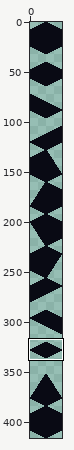
Two states of a pixel-art file, assets/img/settlements/tileset_buildings.aseprite. Above: a wide view before the commit, with the close-up outlined.
Close-up. Before the edit:
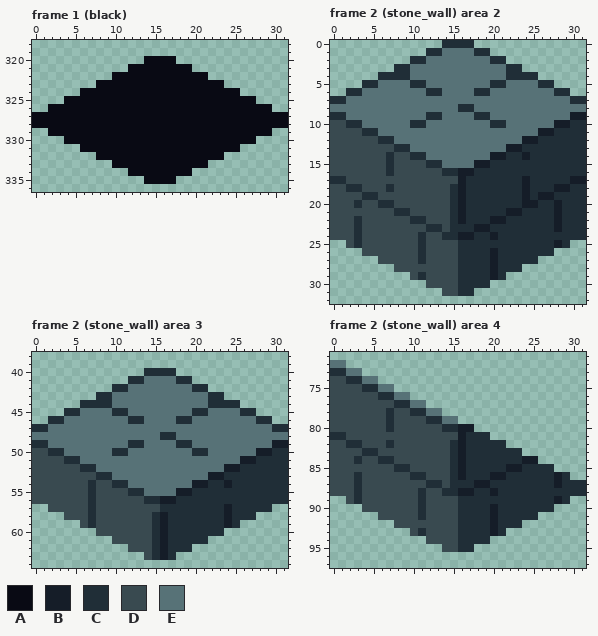
32x416 pixels, 7 frames. Colours within 5 levels of each other are drawn and written as one. Shown: frame 1 (black): x 0..31, y 318..336; frame 2 (stone_wall) area 2: x 0..31, y 0..32; frame 2 (stone_wall) area 3: x 0..31, y 38..64; frame 2 (stone_wall) area 4: x 0..31, y 71..97. The commit also changed other frames or places, which this record leaves out.
Visible layers, top first: "Extras", "NoCopy", "Copy".
Palette (. is transparent): A #090a14  B #151d28  C #202e37  D #394a50  E #577277
Pixels before, frame 1 (black), first column x 0:
320 ..............AAAA..............
321 ............AAAAAAAA............
322 ..........AAAAAAAAAAAA..........
323 ........AAAAAAAAAAAAAAAA........
324 ......AAAAAAAAAAAAAAAAAAAA......
325 ....AAAAAAAAAAAAAAAAAAAAAAAA....
326 ..AAAAAAAAAAAAAAAAAAAAAAAAAAAA..
327 AAAAAAAAAAAAAAAAAAAAAAAAAAAAAAAA
328 AAAAAAAAAAAAAAAAAAAAAAAAAAAAAAAA
329 ..AAAAAAAAAAAAAAAAAAAAAAAAAAAA..
330 ....AAAAAAAAAAAAAAAAAAAAAAAA....
331 ......AAAAAAAAAAAAAAAAAAAA......
332 ........AAAAAAAAAAAAAAAA........
333 ..........AAAAAAAAAAAA..........
334 ............AAAAAAAA............
335 ..............AAAA..............
Pixels before, frame 2 (stone_wall) area 2, first column x 0:
 0 ..............CCCC..............
 1 ............CCEEEECC............
 2 ..........CCEEEEEEEECC..........
 3 ........CCEEEEEEEEEEEECC........
 4 ......CCCCEEEEEEEEEEEECCCC......
 5 ....CCEEEECCEEEEEEEECCEEEECC....
 6 ..CCEEEEEEEECCEEEECCEEEEEEEECC..
 7 CCEEEEEEEEEEEEEEEEEEEEEEEEEEEECC
 8 EEEEEEEEEEEEEEEECCEEEEEEEEEEEEEE
 9 CCEEEEEEEEEECCEEEECCEEEEEEEEEEBB
10 DDCCEEEEEECCEEEEEEEECCEEEEEEBBCC
11 DDDDCCEEEEEEEEEEEEEEEEEEEEBBCCCC
12 DDDDDDCCEEEEEEEEEEEEEEEEBBCCCCCC
13 DDDDDDDDCCEEEEEEEEEEEEBBCCCCCCCC
14 DDDDDDDCDDCCEEEEEEEEBBCCBCCCCCCC
15 DDDDDDDCDDDDCCEEEEBBCCCCCCCCCCCC
16 DDDDDDDCDDDDDDCCBBCCCCCCCCCCCCCC
17 CCDDDDDDDDDDDDDDBCCCCCCCBCCCCCBB
18 DDCCDDDCDDDDDDDCBCCCCCCCBCCCBBCC
19 DDDDCCDDDDDDDDDCBCCCCCCCBCBBCCCC
20 DDDCDDCCDDDDDDDCBCCCCCCCBBCCBCCC
21 DDDDDDDDCCDDDDDCBCCCCCBBCCCCBCCC
22 DDDCDDDDDDCCDDDCBCCCBBCCCCCCBCCC
23 DDDCDDDDDDDDCCDCCCBBCCCCCCCCBCCC
24 DDDCDDDDDDDCDDCCBBCCBCCCCCCCCCCC
25 ..DCDDDDDDDCDDDDCCCCCCCCCCCCBC..
26 ....DDDDDDDCDDDDCCCCBCCCCCCC....
27 ......DDDDDCDDDDCCCCBCCCCC......
28 ........DDDDDDDDCCCCBCCC........
29 ..........DCDDDDCCCCBC..........
30 ............DDDDCCCC............
31 ..............DDCC..............
Pixels before, frame 2 (stone_wall) area 3, first column x 0:
40 ..............CCCC..............
41 ............CCEEEECC............
42 ..........CCEEEEEEEECC..........
43 ........CCEEEEEEEEEEEECC........
44 ......CCCCEEEEEEEEEEEECCCC......
45 ....CCEEEECCEEEEEEEECCEEEECC....
46 ..CCEEEEEEEECCEEEECCEEEEEEEECC..
47 CCEEEEEEEEEEEEEEEEEEEEEEEEEEEECC
48 EEEEEEEEEEEEEEEECCEEEEEEEEEEEEEE
49 CCEEEEEEEEEECCEEEECCEEEEEEEEEEBB
50 DDCCEEEEEECCEEEEEEEECCEEEEEEBBCC
51 DDDDCCEEEEEEEEEEEEEEEEEEEEBBCCCC
52 DDDDDDCCEEEEEEEEEEEEEEEEBBCCCCCC
53 DDDDDDDDCCEEEEEEEEEEEEBBCCCCCCCC
54 DDDDDDDCDDCCEEEEEEEEBBCCBCCCCCCC
55 DDDDDDDCDDDDCCEEEEBBCCCCCCCCCCCC
56 DDDDDDDCDDDDDDCCBBCCCCCCCCCCCCCC
57 ..DDDDDCDDDDDDDDCCCCCCCCBCCCCC..
58 ....DDDCDDDDDDDCBCCCCCCCBCCC....
59 ......DCDDDDDDDCBCCCCCCCBC......
60 ........DDDDDDDCBCCCCCCC........
61 ..........DDDDDCBCCCCC..........
62 ............DDDCBCCC............
63 ..............DCBC..............
Pixels before, frame 2 (stone_wall) area 4, first column x 0:
72 EE..............................
73 CCEE............................
74 DDCCEE..........................
75 DDDDCCEE........................
76 DDDDDDCCEE......................
77 DDDDDDDDCCEE....................
78 DDDDDDDCDDCCEE..................
79 DDDDDDDCDDDDCCEE................
80 DDDDDDDCDDDDDDCCBB..............
81 CCDDDDDDDDDDDDDDBCCC............
82 DDCCDDDCDDDDDDDCBCCCCC..........
83 DDDDCCDDDDDDDDDCBCCCCCCC........
84 DDDCDDCCDDDDDDDCBCCCCCCCBB......
85 DDDDDDDDCCDDDDDCBCCCCCBBCCCC....
86 DDDCDDDDDDCCDDDCBCCCBBCCCCCCBC..
87 DDDCDDDDDDDDCCDCCCBBCCCCCCCCBCCC
88 DDDCDDDDDDDCDDCCBBCCBCCCCCCCCCCC
89 ..DCDDDDDDDCDDDDCCCCCCCCCCCCBC..
90 ....DDDDDDDCDDDDCCCCBCCCCCCC....
91 ......DDDDDCDDDDCCCCBCCCCC......
92 ........DDDDDDDDCCCCBCCC........
93 ..........DCDDDDCCCCBC..........
94 ............DDDDCCCC............
95 ..............DDCC..............
Once edited:
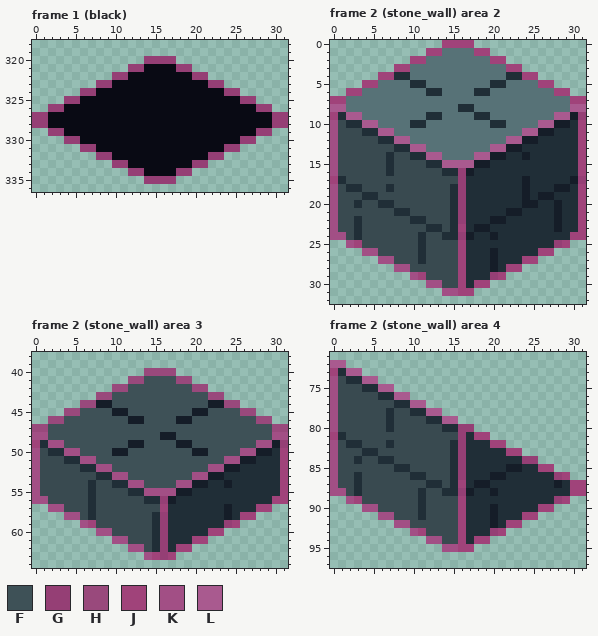
Colours new in this view: F #3e5157  G #953f75  H #99497c  J #a0437a  K #a24f85  L #a95a8f
Difference:
layer "Difuser" now shown
layer "Helper" now shown
Changed rows in their new state; - is an unchanged pixel.
Frame 1 (black), layer "Helper":
first column x 0:
320 --------------GGGG--------------
321 ------------GG----GG------------
322 ----------GG--------GG----------
323 --------GG------------GG--------
324 ------GG----------------GG------
325 ----GG--------------------GG----
326 --GG------------------------GG--
327 GG----------------------------GG
328 GG----------------------------GG
329 --GG------------------------GG--
330 ----GG--------------------GG----
331 ------GG----------------GG------
332 --------GG------------GG--------
333 ----------GG--------GG----------
334 ------------GG----GG------------
335 --------------GGGG--------------
Frame 2 (stone_wall) area 2, layer "Helper":
first column x 0:
 0 --------------JJJJ--------------
 1 ------------JJ----JJ------------
 2 ----------JJ--------JJ----------
 3 --------JJ------------JJ--------
 4 ------JJ----------------JJ------
 5 ----JJ--------------------JJ----
 6 --JJ------------------------JJ--
 7 JJ----------------------------JJ
 8 LL----------------------------LL
 9 J-LL------------------------LL-G
10 K---LL--------------------LL---J
11 K-----LL----------------LL-----J
12 K-------LL------------LL-------J
13 K---------LL--------LL---------J
14 K-----------LL----LL-----------J
15 K-------------LLLL-------------J
16 K---------------G--------------J
17 J---------------G--------------G
18 K---------------G--------------J
19 K---------------G--------------J
20 K---------------G--------------J
21 K---------------G--------------J
22 K---------------G--------------J
23 K---------------J--------------J
24 KK--------------G-------------JJ
25 --KJ------------J-----------GJ--
26 ----KK----------J---------JJ----
27 ------KK--------J-------JJ------
28 --------KK------J-----JJ--------
29 ----------KJ----J---GJ----------
30 ------------KK--J-JJ------------
31 --------------KKJJ--------------
Frame 2 (stone_wall) area 3, layers "Helper", "Difuser":
first column x 0:
40 --------------HHHH--------------
41 ------------HHFFFFHH------------
42 ----------HHFFFFFFFFHH----------
43 --------HHFFFFFFFFFFFFHH--------
44 ------HHBBFFFFFFFFFFFFBBHH------
45 ----HHFFFFBBFFFFFFFFBBFFFFHH----
46 --HHFFFFFFFFBBFFFFBBFFFFFFFFHH--
47 HHFFFFFFFFFFFFFFFFFFFFFFFFFFFFHH
48 KKFFFFFFFFFFFFFFBBFFFFFFFFFFFFKK
49 J-KKFFFFFFFFBBFFFFBBFFFFFFFFKK-G
50 K---KKFFFFBBFFFFFFFFBBFFFFKK---J
51 K-----KKFFFFFFFFFFFFFFFFKK-----J
52 K-------KKFFFFFFFFFFFFKK-------J
53 K---------KKFFFFFFFFKK---------J
54 K-----------KKFFFFKK-----------J
55 K-------------KKKK-------------J
56 KK--------------G-------------JJ
57 --KK------------J-----------JJ--
58 ----KK----------G---------JJ----
59 ------KJ--------G-------GJ------
60 --------KK------G-----JJ--------
61 ----------KK----G---JJ----------
62 ------------KK--G-JJ------------
63 --------------KJGJ--------------
Frame 2 (stone_wall) area 4, layer "Helper":
first column x 0:
72 LL------------------------------
73 J-LL----------------------------
74 K---LL--------------------------
75 K-----LL------------------------
76 K-------LL----------------------
77 K---------LL--------------------
78 K-----------LL------------------
79 K-------------LL----------------
80 K---------------GG--------------
81 J---------------G-JJ------------
82 K---------------G---JJ----------
83 K---------------G-----JJ--------
84 K---------------G-------GG------
85 K---------------G---------JJ----
86 K---------------G-----------GJ--
87 K---------------J-------------JJ
88 KK--------------G-------------JJ
89 --KJ------------J-----------GJ--
90 ----KK----------J---------JJ----
91 ------KK--------J-------JJ------
92 --------KK------J-----JJ--------
93 ----------KJ----J---GJ----------
94 ------------KK--J-JJ------------
95 --------------KKJJ--------------
Where, in picture pixels (left, top, right, bottom), the same in both close-ups:
changed: (32, 56, 288, 184)
changed: (330, 40, 586, 296)
changed: (32, 368, 288, 560)
changed: (330, 360, 586, 552)
